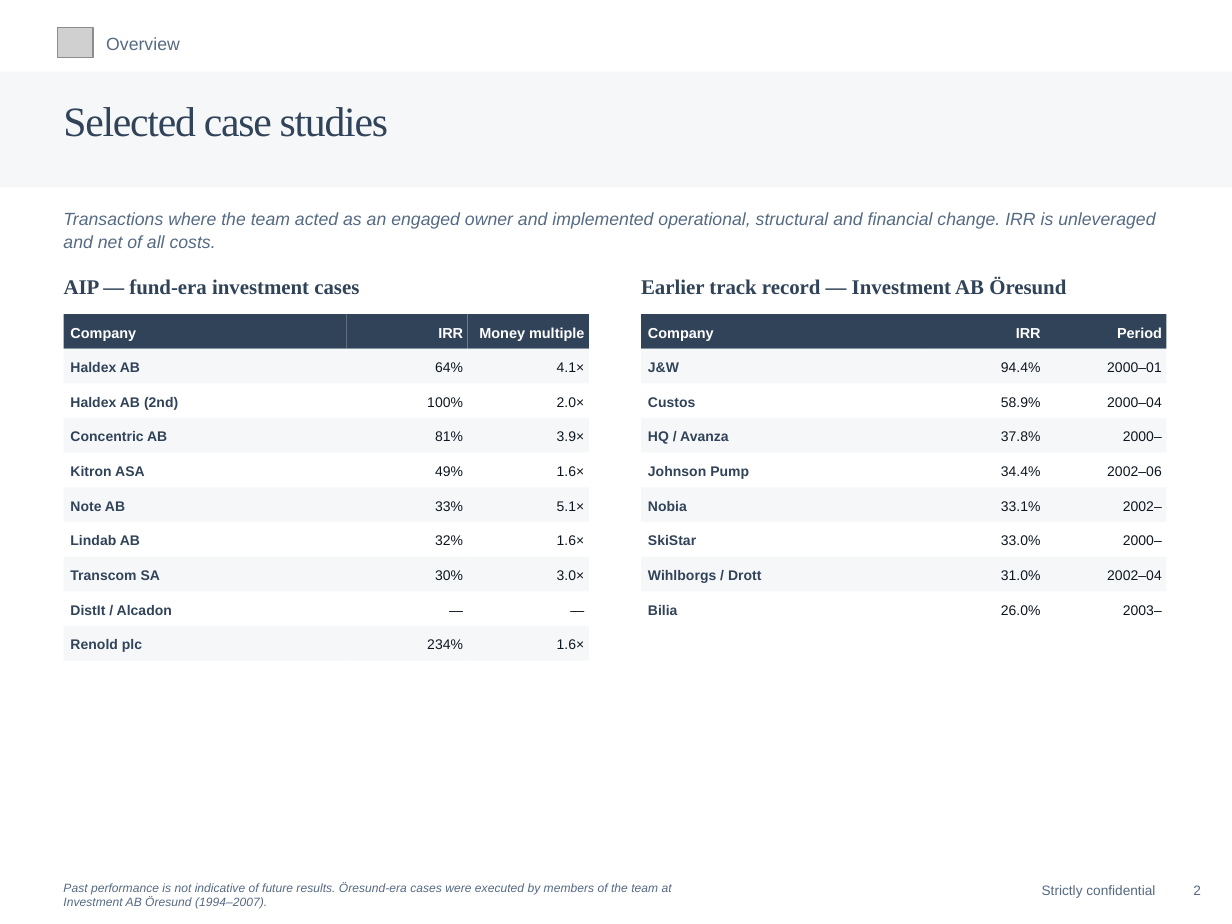
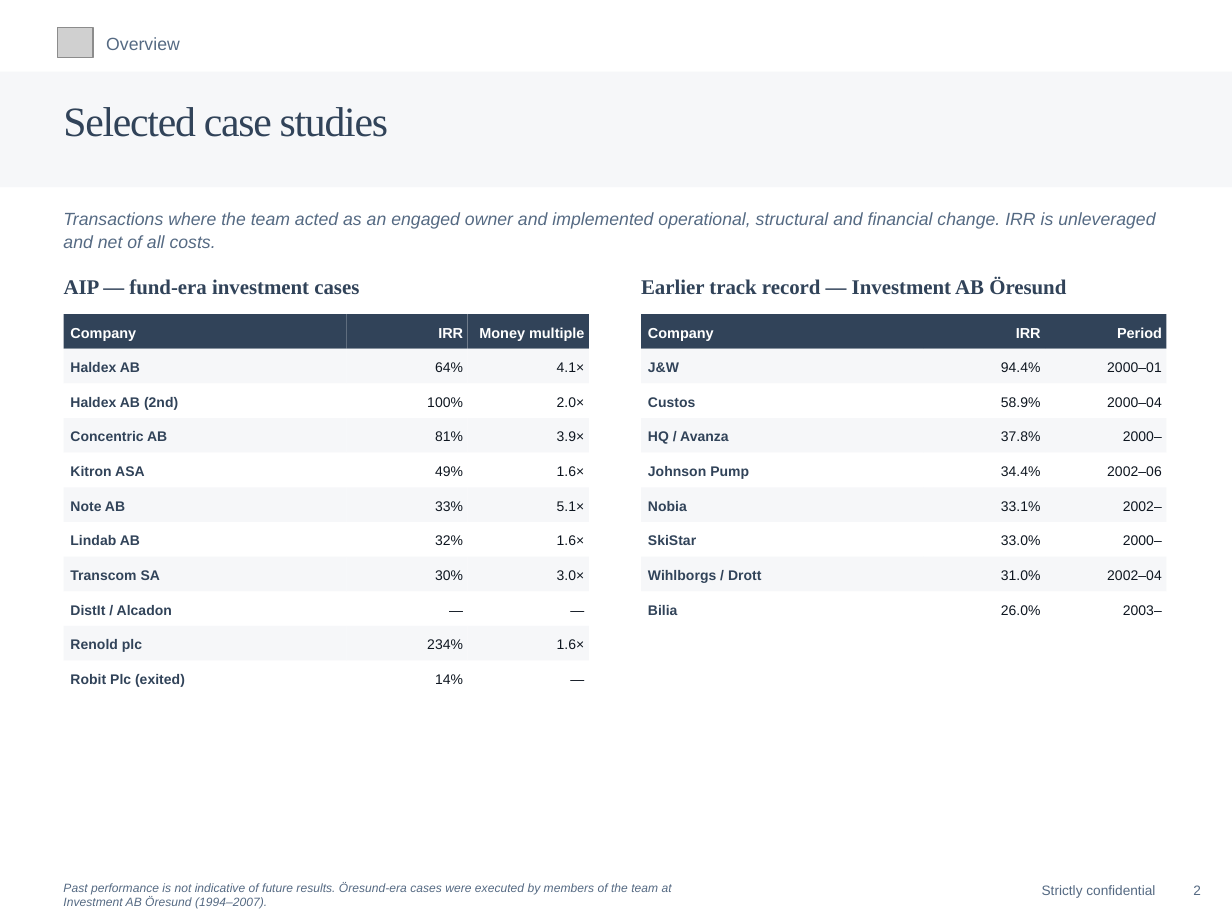
Before and after one commit to charette-lab/Claude, a slide deck: slide 3 of Athanase_Case_Studies.pptx. Drawn at 1232x924 pixels with LibreOffice and Linux fonts; fonts in the diff are those of the drawing; grey boxes stand for pictures. Boxes give left, top, right and bottom in pixels: in the first picture for what was removed or moved away, otherwise in the second. Text is boxed around its words. In the diff, an @@ line names an element or a change of style, - is before the commit and + after.

```diff
--- a/Athanase_Case_Studies.pptx
+++ b/Athanase_Case_Studies.pptx
@@ rectangle added at bbox=[64, 660, 346, 695], fill #FFFFFF @@
@@ text added at bbox=[70, 674, 185, 687], 8.7 pt, text #314359, bold @@
+Robit Plc (exited)
@@ rectangle added at bbox=[346, 660, 468, 695], fill #FFFFFF @@
@@ text added at bbox=[435, 674, 463, 684], 8.7 pt, text #0E1620 @@
+14%
@@ rectangle added at bbox=[468, 660, 589, 695], fill #FFFFFF @@
@@ text added at bbox=[475, 660, 584, 695], 8.7 pt, text #0E1620 @@
+—
```
Also in this commit, not shown: 8 other slides changed, 1 slide added, 1 other file.
